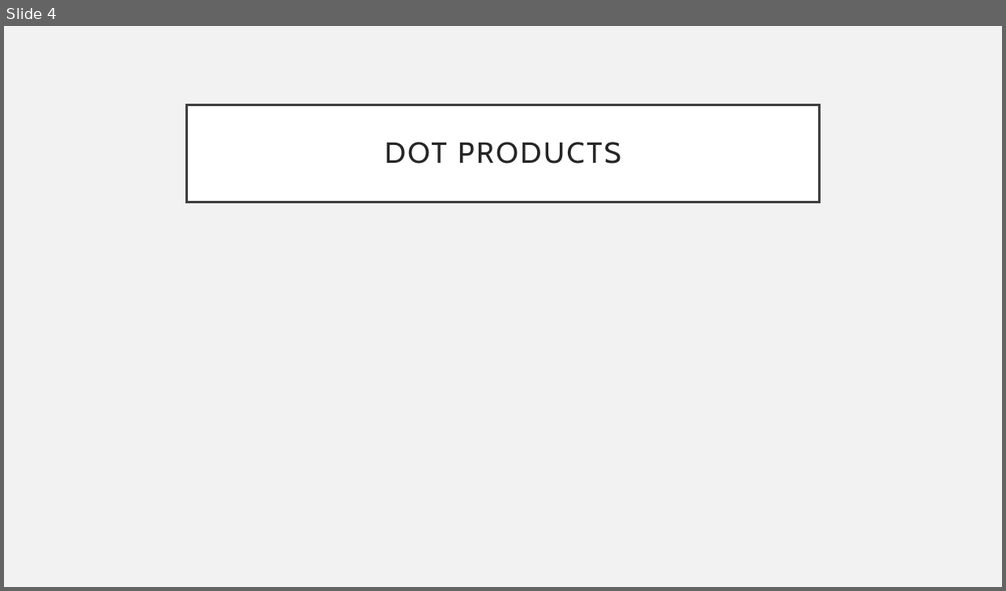
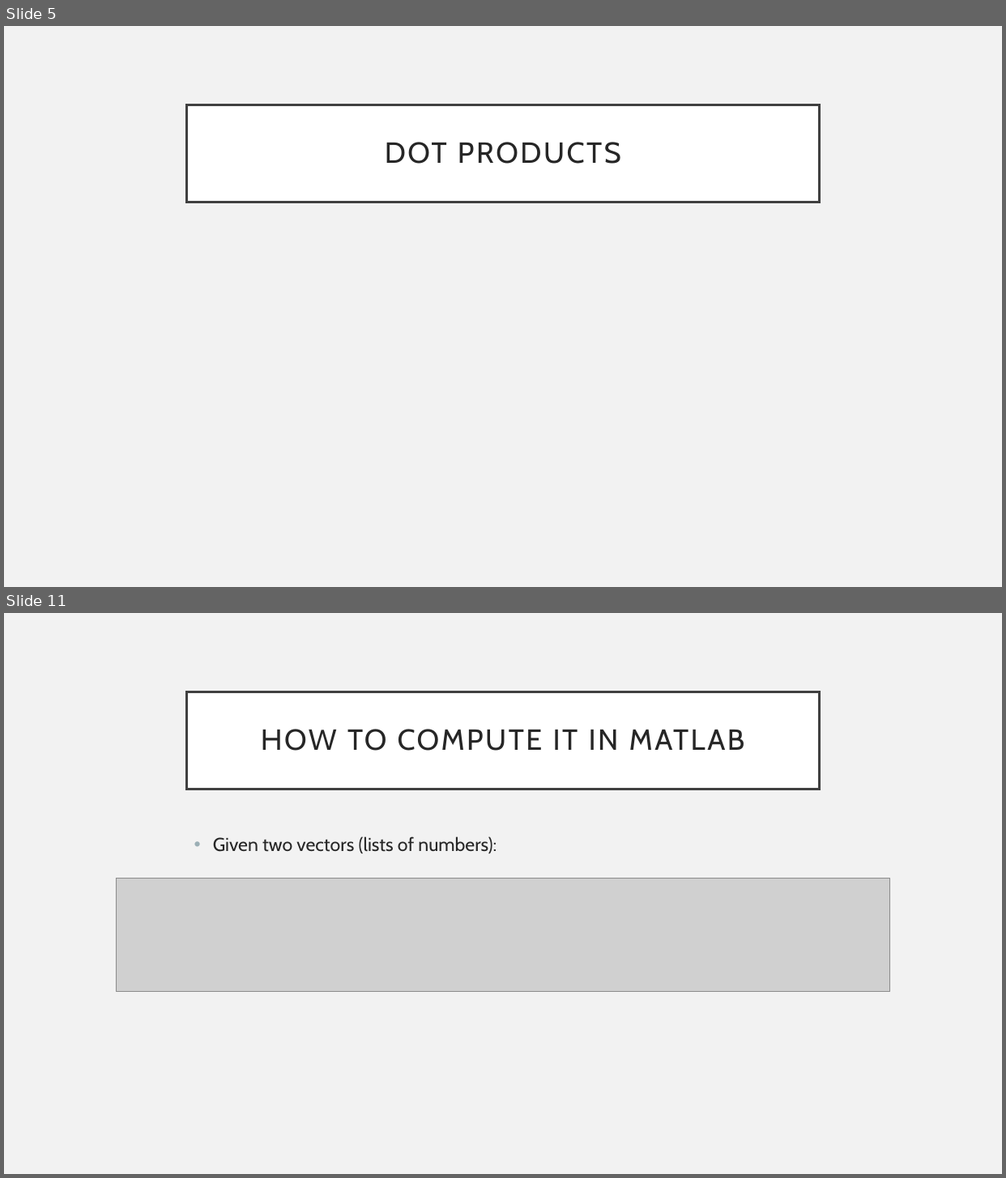
Before and after one commit to mdtdev/Signal-Processing-Demos, a slide deck: chap_10_11.pptx. Shown one above the other, each under a label of ours: slide 4 before the commit, slides 5 and 11 after it; the slides between them are not shown. The pictures are 1006x591 and 1006x1178 pixels, drawn with LibreOffice and Linux fonts; fonts in the diff are those of the drawing; grey boxes stand for pictures. Boxes give left, top, right and bottom in pixels: in the first picture for what was removed or moved away, otherwise in the second. Text is boxed around its words. In the diff, an @@ line names an element or a change of style, - is before the commit and + after.

```diff
--- a/chap_10_11.pptx
+++ b/chap_10_11.pptx
@@ slide 11 added at [4, 613, 1002, 1174], background #F2F2F2 @@
@@ title added at [187, 692, 819, 789], fill #FFFFFF, outline #404040 2.5 pt, 28 pt, text #262626 @@
+HOW TO COMPUTE IT IN MATLAB
@@ text added at [213, 837, 496, 854], 18 pt, text #262626 @@
+• Given two vectors (lists of numbers):
@@ picture added at [117, 879, 889, 992] @@
@@ what was slide 4 is now slide 5 @@
```
Also in this commit, not shown: 9 other slides added.
